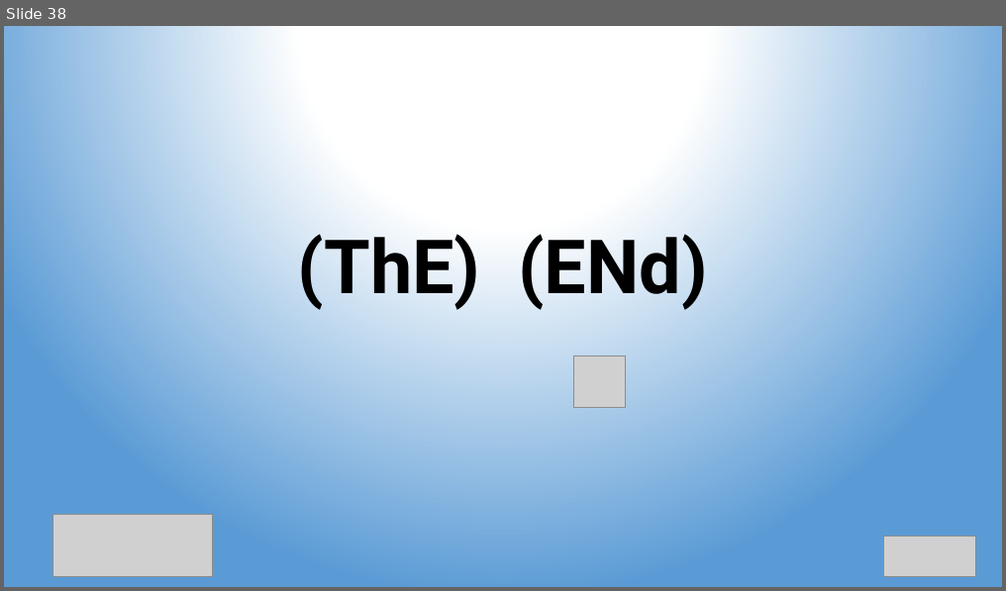
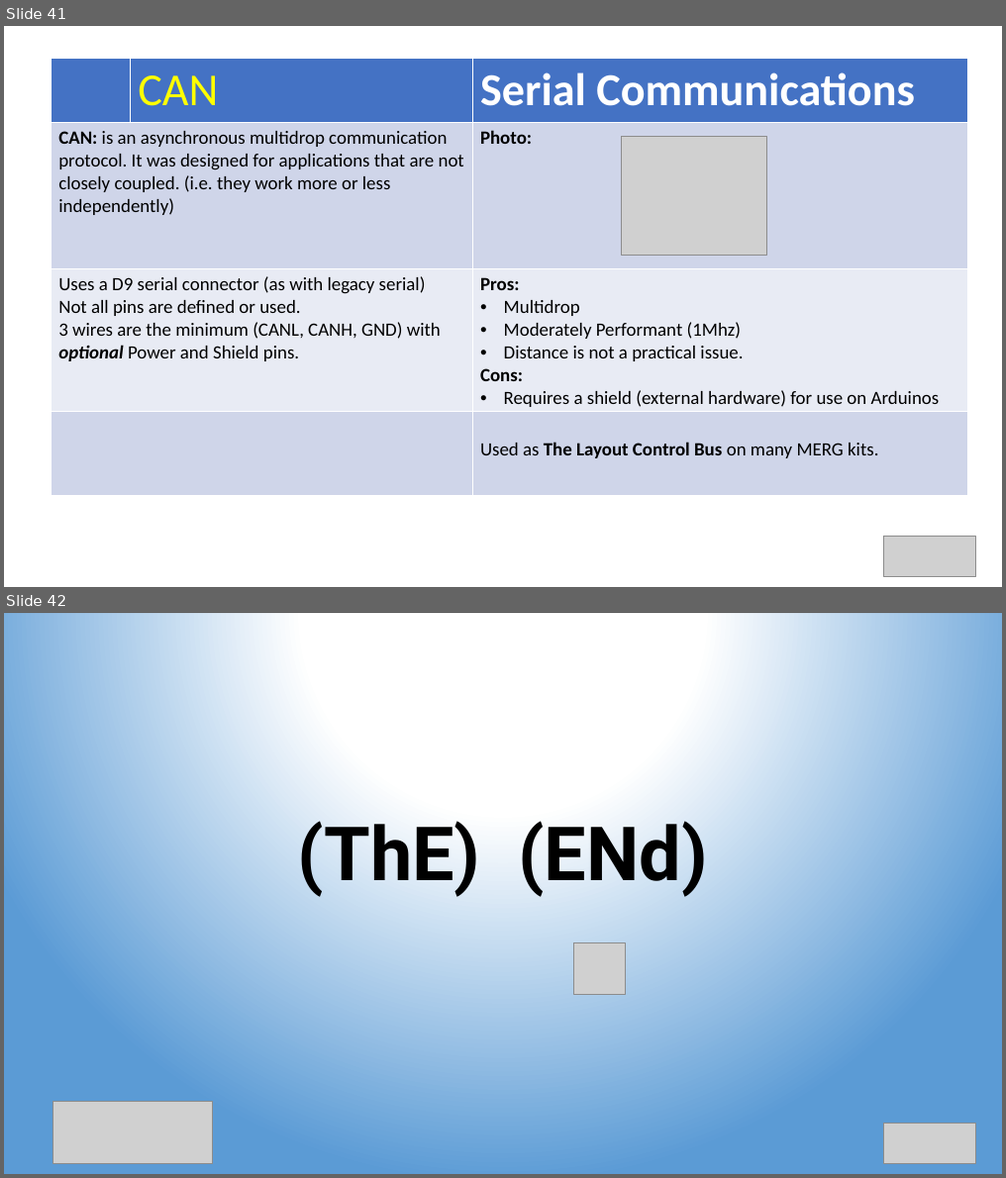
Before and after one commit to Alan-Lomax/MERG-SIG-Presentations, a slide deck: Arduino IO Compendium.pptx. Shown one above the other, each under a label of ours: slide 38 before the commit, slides 41 and 42 after it. The pictures are 1006x591 and 1006x1178 pixels, drawn with LibreOffice and Linux fonts; fonts in the diff are those of the drawing; grey boxes stand for pictures. Boxes give left, top, right and bottom in pixels: in the first picture for what was removed or moved away, otherwise in the second. Text is boxed around its words. In the diff, an @@ line names an element or a change of style, - is before the commit and + after.

```diff
--- a/Arduino IO Compendium.pptx
+++ b/Arduino IO Compendium.pptx
@@ slide 41 added at (x1=4, y1=26, x2=1002, y2=587), background #FFFFFF @@
@@ table added at (x1=52, y1=59, x2=967, y2=495), 4 rows, 3 columns @@
+ | CAN | Serial Communications
+CAN: is an asynchronous multidrop communication protocol. It was designed for applications that are not closely coupled. (i.e. they work more or less independently) |  | Photo:
+Uses a D9 serial connector (as with legacy serial) / Not all pins are defined or used. / 3 wires are the minimum (CANL, CANH, GND) with optional Power and Shield pins. |  | Pros: / Multidrop / Moderately Performant (1Mhz) / Distance is not a practical issue. / Cons: / Requires a shield (external hardware) for use on Arduinos
+ |  | Used as The Layout Control Bus on many MERG kits.
@@ picture added at (x1=621, y1=136, x2=767, y2=255) @@
@@ picture added at (x1=884, y1=537, x2=976, y2=577) @@
@@ what was slide 38 is now slide 42 @@
```
Also in this commit, not shown: 2 slides changed, 3 other slides added.
